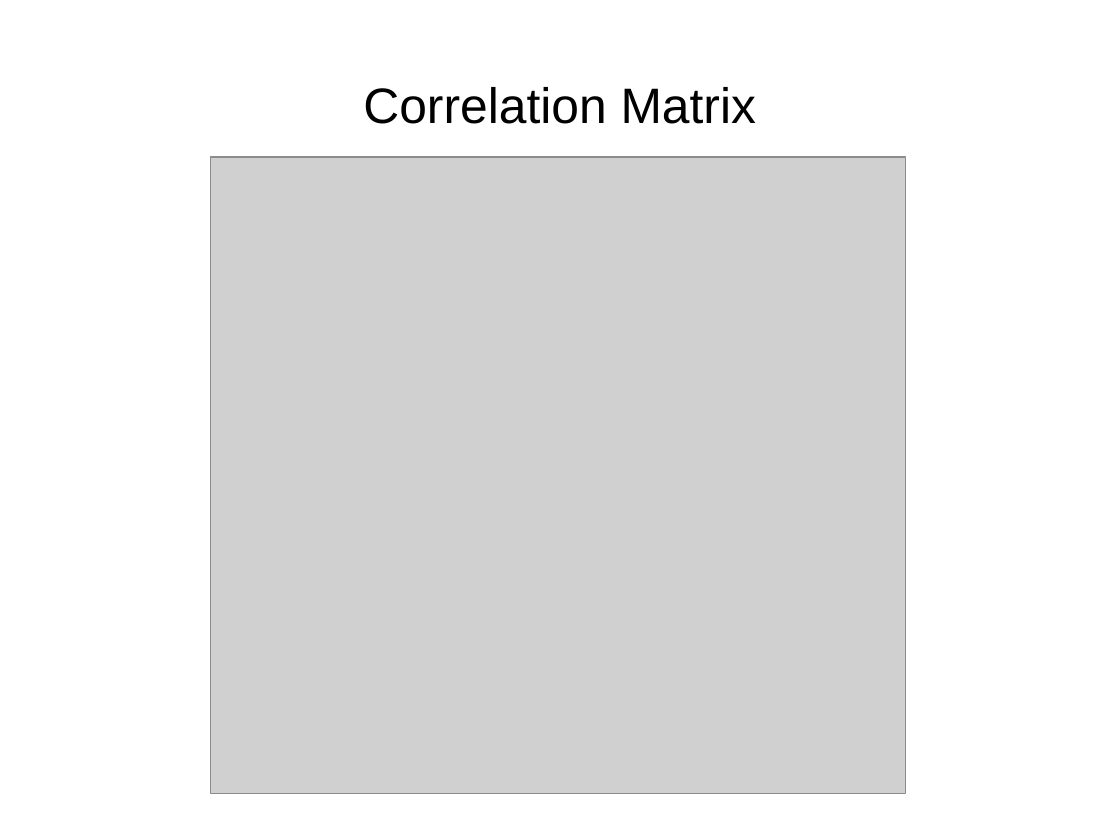
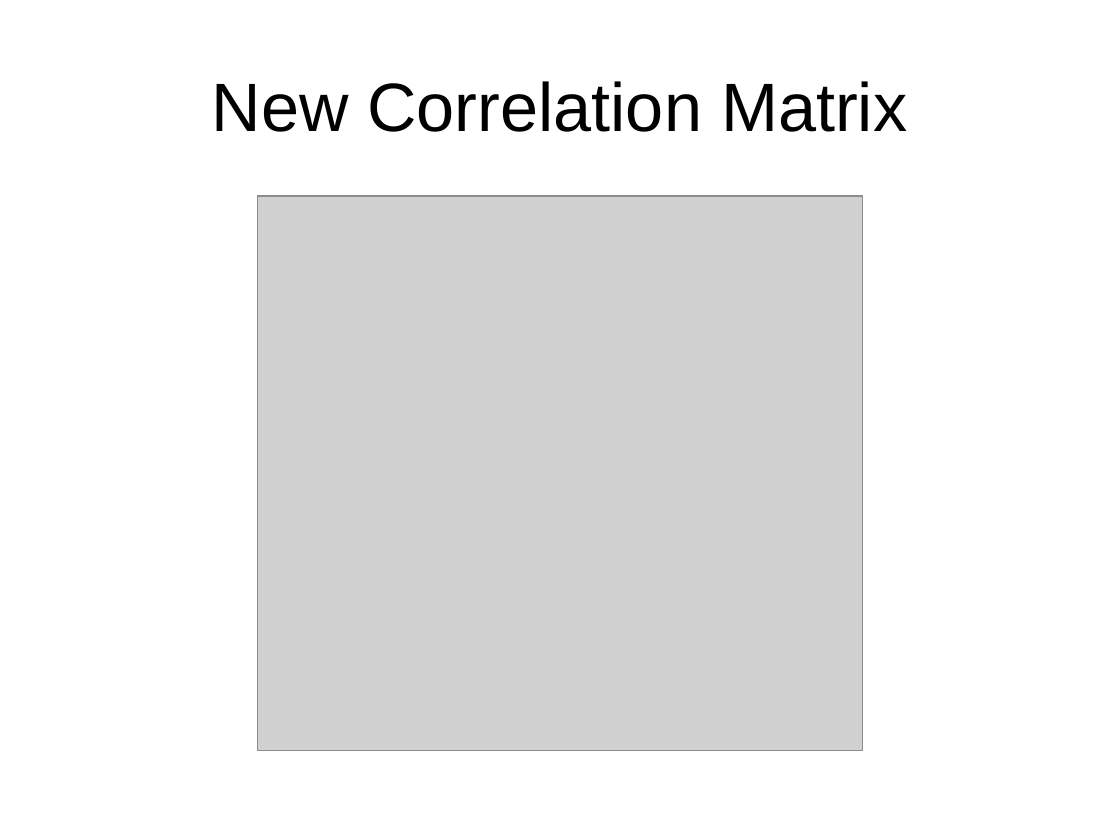
Before and after one commit to delwester/Springboard, a slide deck: slide 9 of Capstone3/Capstone3_FinalPres.pptx (slide 7 before the commit). Drawn at 1120x840 pixels with LibreOffice and Linux fonts; fonts in the diff are those of the drawing; grey boxes stand for pictures. Boxes give left, top, right and bottom in pixels: in the first picture for what was removed or moved away, otherwise in the second. Text is boxed around its words. In the diff, an @@ line names an element or a change of style, - is before the commit and + after.

```diff
--- a/Capstone3/Capstone3_FinalPres.pptx
+++ b/Capstone3/Capstone3_FinalPres.pptx
@@ title at (x1=212, y1=81, x2=907, y2=132): text changed; size 32 to 44 pt @@
-Correlation Matrix
+New Correlation Matrix
@@ picture resized from (x1=211, y1=157, x2=906, y2=793) to (x1=258, y1=196, x2=864, y2=750) @@
```
Also in this commit, not shown: 5 other slides changed, 8 slides added, 4 slides removed, 2 other files.
